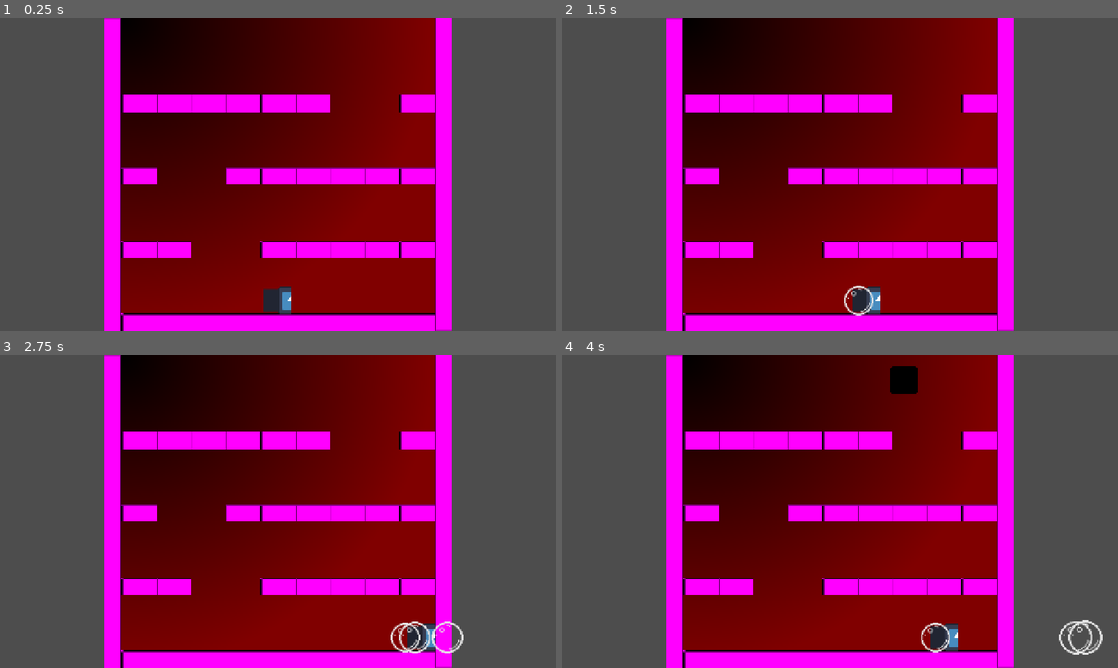
Above: before the commit, frames 1-4 (two rows, left to right).
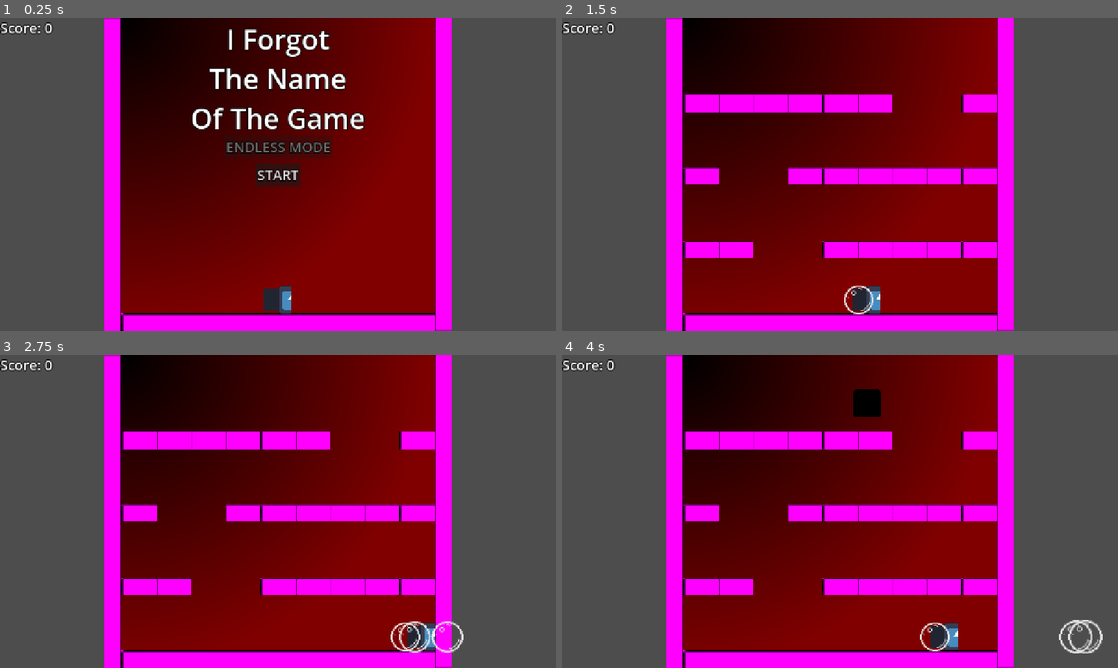
Above: after the commit, the same moments.

Repository: B4Hive/Trabalho-1-DCC148
Game: Godot game, scene res://scenes/main.tscn
Two runs of this game, one before a commit and one after it. Both use one fixed random seed, a clock stepped at 60 frames per second and the inputs below. Before the commit the project starts from res://scenes/test_main.tscn. The engine's default icon, where the game draws it, is replaced by a stand-in: a white triangle on a blue panel in a dark square.
Inputs (mouse positions are in pixels of both pictures, inside the frame that each line leads up to):
- Up to frame 1 (0.25 s): no input
- Up to frame 2 (1.5 s): click (840, 174) at 0.5 s, where only the run after the commit has a clickable "START"; tap Enter (ui_accept) at 1.25 s; hold Right (ui_right) from 1.28 s (still down)
- Up to frame 3 (2.75 s): keep holding Right (ui_right); tap Enter (ui_accept) at 1.52, 2.27 s
- Up to frame 4 (4 s): release Right (ui_right) at 2.78 s; hold Left (ui_left) 2.78-3.53 s; hold Right (ui_right) from 3.53 s (still down); tap Enter (ui_accept) at 3.77 s

The runs differ from the first frame. In frame 1, 11% of the frame differs, in the area x 0-79%, y 1-95%; in frame 2, 0.4%; in frame 3, 0.6%; in frame 4, 1.5%.

Commit message:
Add new character sprites and assets from Snoblin Pixel RPG Prototype
- Added corresponding import files for texture compression settings.
- Created a new theme resource for UI elements with specified font and sizes.

Diff:
--- a/scenes/test_main.tscn
+++ b/scenes/main.tscn
@@ -1,11 +1,13 @@
 [gd_scene format=3 uid="uid://btfunoc083ww3"]
 
 [ext_resource type="Script" uid="uid://c6o1l5ejmludi" path="res://scripts/walls.gd" id="1_31pel"]
+[ext_resource type="Script" uid="uid://bx8lkxbmhvu8c" path="res://scripts/main.gd" id="1_tipki"]
 [ext_resource type="PackedScene" uid="uid://cec5jghw8yts2" path="res://scenes/player.tscn" id="1_tw0hx"]
 [ext_resource type="PackedScene" uid="uid://b3fq6bw3t5cai" path="res://scenes/wall_floor.tscn" id="2_3hvsj"]
 [ext_resource type="PackedScene" uid="uid://djcqkwv6bd645" path="res://scenes/platform.tscn" id="2_xl5go"]
 [ext_resource type="PackedScene" uid="uid://bm3nfna21ohho" path="res://scenes/enemy.tscn" id="4_7yu4j"]
 [ext_resource type="Script" uid="uid://dcmndyidkqddn" path="res://scripts/enemy_spawn.gd" id="4_bcbe7"]
+[ext_resource type="Theme" uid="uid://bqhgfnvbjq3ny" path="res://theme.tres" id="7_o6xl0"]
 
 [sub_resource type="Gradient" id="Gradient_3hvsj"]
 colors = PackedColorArray(0, 0, 0, 1, 0.5019608, 0, 0, 1)
@@ -27,7 +29,16 @@
 [sub_resource type="WorldBoundaryShape2D" id="WorldBoundaryShape2D_57qmd"]
 normal = Vector2(0, 1)
 
-[node name="testMain" type="Node" unique_id=1362425173]
+[node name="Main" type="Node" unique_id=1362425173]
+script = ExtResource("1_tipki")
+
+[node name="ScoreLabel" type="Label" parent="." unique_id=813830832]
+offset_right = 155.0
+offset_bottom = 33.0
+size_flags_horizontal = 0
+size_flags_vertical = 0
+theme = ExtResource("7_o6xl0")
+text = "Score: 0"
 
 [node name="Background" type="StaticBody2D" parent="." unique_id=1221861141]
 collision_layer = 3
@@ -74,7 +85,6 @@
 
 [node name="Platform" parent="Walls" unique_id=1959248564 instance=ExtResource("2_xl5go")]
 visible = false
-position = Vector2(360, 532)
 collision_layer = 3
 collision_mask = 3
 
@@ -90,5 +100,56 @@
 [node name="Player" parent="." unique_id=1794677162 instance=ExtResource("1_tw0hx")]
 position = Vector2(640, 648)
 
+[node name="TitleLabel" type="Label" parent="." unique_id=251550452]
+anchors_preset = 5
+anchor_left = 0.5
+anchor_right = 0.5
+offset_left = -212.0
+offset_top = 4.0
+offset_right = 212.0
+offset_bottom = 205.0
+grow_horizontal = 2
+size_flags_horizontal = 0
+size_flags_vertical = 0
+theme = ExtResource("7_o6xl0")
+theme_override_font_sizes/font_size = 64
+text = "I Forgot
+The Name
+Of The Game"
+horizontal_alignment = 1
+
+[node name="StartButton" type="Button" parent="." unique_id=868909463]
+anchors_preset = 8
+anchor_left = 0.5
+anchor_top = 0.5
+anchor_right = 0.5
+anchor_bottom = 0.5
+offset_left = -52.0
+offset_top = -20.5
+offset_right = 52.0
+offset_bottom = 20.5
+grow_horizontal = 2
+grow_vertical = 2
+theme = ExtResource("7_o6xl0")
+text = "START"
+
+[node name="EndlessButton" type="Button" parent="." unique_id=1587954970]
+anchors_preset = 8
+anchor_left = 0.5
+anchor_top = 0.5
+anchor_right = 0.5
+anchor_bottom = 0.5
+offset_left = -119.5
+offset_top = -84.5
+offset_right = 119.5
+offset_bottom = -43.5
+grow_horizontal = 2
+grow_vertical = 2
+theme = ExtResource("7_o6xl0")
+disabled = true
+text = "ENDLESS MODE"
+
+[connection signal="enemyDied" from="EnemySpawn" to="." method="_on_enemy_spawn_enemy_died"]
 [connection signal="dead" from="EnemySpawn/Enemy" to="EnemySpawn" method="_on_enemy_dead"]
 [connection signal="timeout" from="EnemySpawn/Timer" to="EnemySpawn" method="_on_timer_timeout"]
+[connection signal="pressed" from="StartButton" to="." method="_on_start_button_pressed"]
--- a/scenes/player.tscn
+++ b/scenes/player.tscn
@@ -6,7 +6,7 @@
 [ext_resource type="PackedScene" uid="uid://btymocdop58w0" path="res://scenes/bubble.tscn" id="3_qhqgy"]
 
 [sub_resource type="RectangleShape2D" id="RectangleShape2D_k21bs"]
-size = Vector2(60, 60)
+size = Vector2(63, 63)
 
 [sub_resource type="AtlasTexture" id="AtlasTexture_d2wvv"]
 atlas = ExtResource("2_g2els")
--- a/scripts/enemy_spawn.gd
+++ b/scripts/enemy_spawn.gd
@@ -3,9 +3,13 @@
 @onready var timer = $Timer
 @onready var enemy = $Enemy
 var limit:int = 2 + 3
+signal enemyDied
 
 func _ready() -> void:
 	timer.one_shot = true
+	timer.stop()
+
+func start()->void:
 	timer.start(3)
 
 func _on_timer_timeout() -> void:
@@ -17,3 +21,4 @@
 
 func _on_enemy_dead() -> void:
 	timer.start(3)
+	enemyDied.emit()
--- /dev/null
+++ b/scripts/main.gd
@@ -0,0 +1,18 @@
+extends Node
+
+var score:int
+
+func _ready() -> void:
+	score = 0
+
+func _on_start_button_pressed() -> void:
+	$TitleLabel.hide()
+	$StartButton.hide()
+	$EndlessButton.hide()
+	$ScoreLabel.text = "Score: " + str(score)
+	$Walls.start()
+	$EnemySpawn.start()
+
+func _on_enemy_spawn_enemy_died() -> void:
+	score += 1
+	$ScoreLabel.text = "Score: " + str(score)
--- a/scripts/player.gd
+++ b/scripts/player.gd
@@ -38,3 +38,5 @@
 		if not b == null:
 			b.position = position
 			b.dir = dir
+
+#TODO player takes damage if touching enemy
--- a/scripts/walls.gd
+++ b/scripts/walls.gd
@@ -1,9 +1,9 @@
 extends Node2D
 
-@onready var plataforma:StaticBody2D = $Platform
+@onready var plataform:StaticBody2D = $Platform
 
 # Called when the node enters the scene tree for the first time.
-func _ready() -> void:
+func start() -> void:
 	placePlatforms(532)
 	placePlatforms(364)
 	placePlatforms(196)
@@ -18,7 +18,7 @@
 	plat[pos+1] = 0
 	for i in range(9):
 		if plat[i] == 1:
-			var p = plataforma.duplicate()
+			var p = plataform.duplicate()
 			add_child(p)
 			p.show()
 			p.position.y = y
--- /dev/null
+++ b/theme.tres
@@ -0,0 +1,10 @@
+[gd_resource type="Theme" format=3 uid="uid://bqhgfnvbjq3ny"]
+
+[sub_resource type="SystemFont" id="SystemFont_yf5fn"]
+font_names = PackedStringArray("Lucida Console")
+
+[resource]
+default_font = SubResource("SystemFont_yf5fn")
+default_font_size = 32
+Button/constants/outline_size = 8
+Label/constants/outline_size = 8
Not shown, added: scripts/main.gd.uid
Binary file added: sprites/Snoblin_Pixel_RPG_Prototype_Characters/Characters/Prototype_Character/Blue/_aseprite/death.aseprite
Binary file added: sprites/Snoblin_Pixel_RPG_Prototype_Characters/Characters/Prototype_Character/Blue/_aseprite/hurt.aseprite
Binary file added: sprites/Snoblin_Pixel_RPG_Prototype_Characters/Characters/Prototype_Character/Blue/_aseprite/idle.aseprite
Binary file added: sprites/Snoblin_Pixel_RPG_Prototype_Characters/Characters/Prototype_Character/Blue/_aseprite/walk.aseprite
Binary file added: sprites/Snoblin_Pixel_RPG_Prototype_Characters/Characters/Prototype_Character/Blue/_aseprite/water_hurt.aseprite
Binary file added: sprites/Snoblin_Pixel_RPG_Prototype_Characters/Characters/Prototype_Character/Blue/_aseprite/water_idle.aseprite
Binary file added: sprites/Snoblin_Pixel_RPG_Prototype_Characters/Characters/Prototype_Character/Blue/_aseprite/water_sink.aseprite
Binary file added: sprites/Snoblin_Pixel_RPG_Prototype_Characters/Characters/Prototype_Character/Blue/_aseprite/water_swim.aseprite
Binary file added: sprites/Snoblin_Pixel_RPG_Prototype_Characters/Characters/Prototype_Character/Blue/_shadow/shadow_death.png
Not shown, added: sprites/Snoblin_Pixel_RPG_Prototype_Characters/Characters/Prototype_Character/Blue/_shadow/shadow_death.png.import
Binary file added: sprites/Snoblin_Pixel_RPG_Prototype_Characters/Characters/Prototype_Character/Blue/_shadow/shadow_static.png
(and 139 more such lines)
